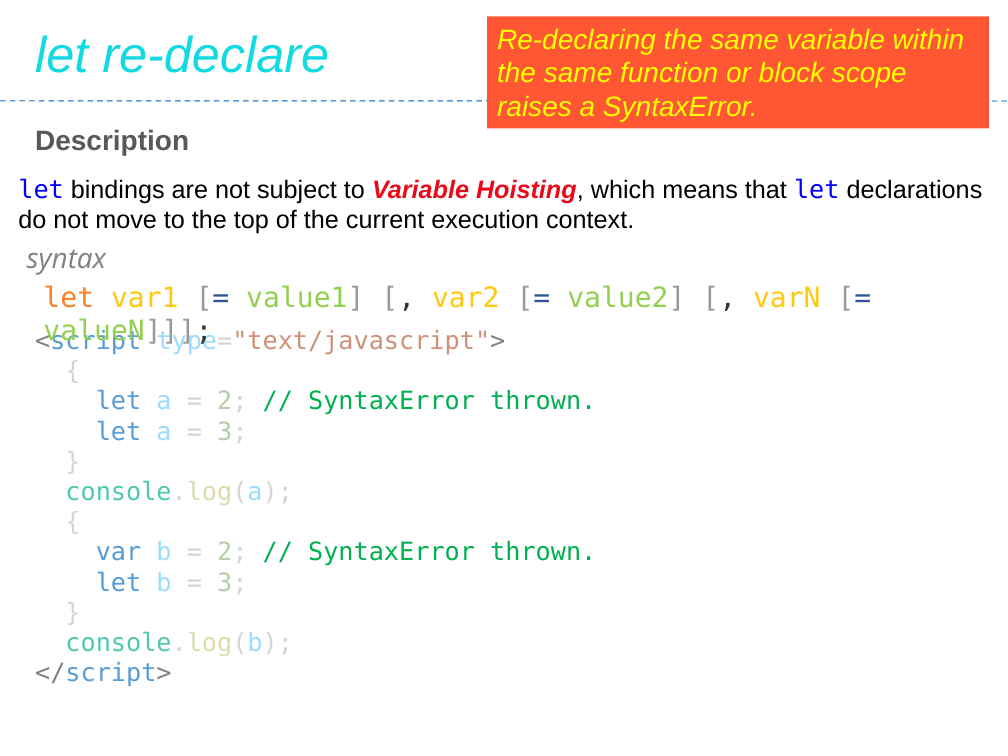
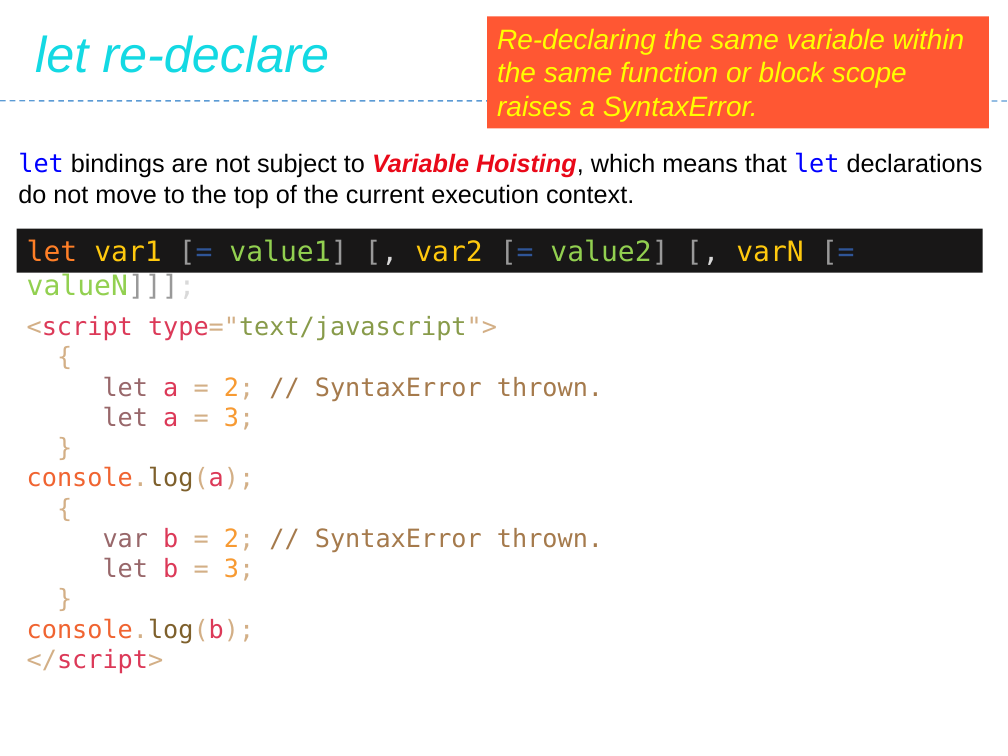
Before and after one commit to Saleel-Bagde/PPT-s, a slide deck: slide 46 of JavaScript.pptx. Drawn at 1008x756 pixels with LibreOffice and Linux fonts; fonts in the diff are those of the drawing. Boxes give left, top, right and bottom in pixels: in the first picture for what was removed or moved away, otherwise in the second. Text is boxed around its words. In the diff, an @@ line names an element or a change of style, - is before the commit and + after.

```diff
--- a/JavaScript.pptx
+++ b/JavaScript.pptx
@@ text "let bindings are not subject ...": place and size @@
-text "let bindings are not subject ..." at (18,178,983,234)
+text "let bindings are not subject ..." at (18,152,983,208)
@@ text removed at (35,129,189,155) @@
-Description
@@ rectangle "let var1 [= value1] [, ...": place and size @@
-rectangle "let var1 [= value1] [, ..." at (43,285,820,347)
+rectangle "let var1 [= value1] [, ..." at (17,229,983,273)
@@ rectangle "let var1 [= value1] [, ..." at (17,229,983,273): text colour #333333 to #D9D9D9 in "[, [, valueN]]];"; fill none to #181717 @@
@@ text removed at (27,249,106,275) @@
-syntax
@@ text "<script type="text/javascript">": place and size @@
-text "<script type="text/javascript">" at (35,328,596,687)
+text "<script type="text/javascript">" at (27,316,603,674)
@@ text "<script type="text/javascript">" at (27,316,603,674): text colour #808080 to #D3AF86 in "<script type="text/javascript">", "</script>"; text colour #569CD6 to #DC3958 in "<script", "</script>"; text colour #9CDCFE to #DC3958 in "type="text/javascript">", "a", "a", "console.log(a);" and 3 more places; text colour #D4D4D4 to #D3AF86 in "type="text/javascript">", "{", "= 2;", "= 3;" and 7 more places; text colour #CE9178 to #D3AF86, text colour #CE9178 to #889B4A in "type="text/javascript">"; text colour #569CD6 to #98676A in "let", "let", "var", "let"; text colour #B5CEA8 to #F79A32 in "2;", "3;", "2;", "3;"; text colour #00B050 to #A57A4C in "// SyntaxError thrown.", "// SyntaxError thrown."; text colour #4EC9B0 to #F06431, text colour #DCDCAA to #7E602C in "console.log(a);", "console.log(b);" @@
```
Also in this commit, not shown: 43 other slides changed.
